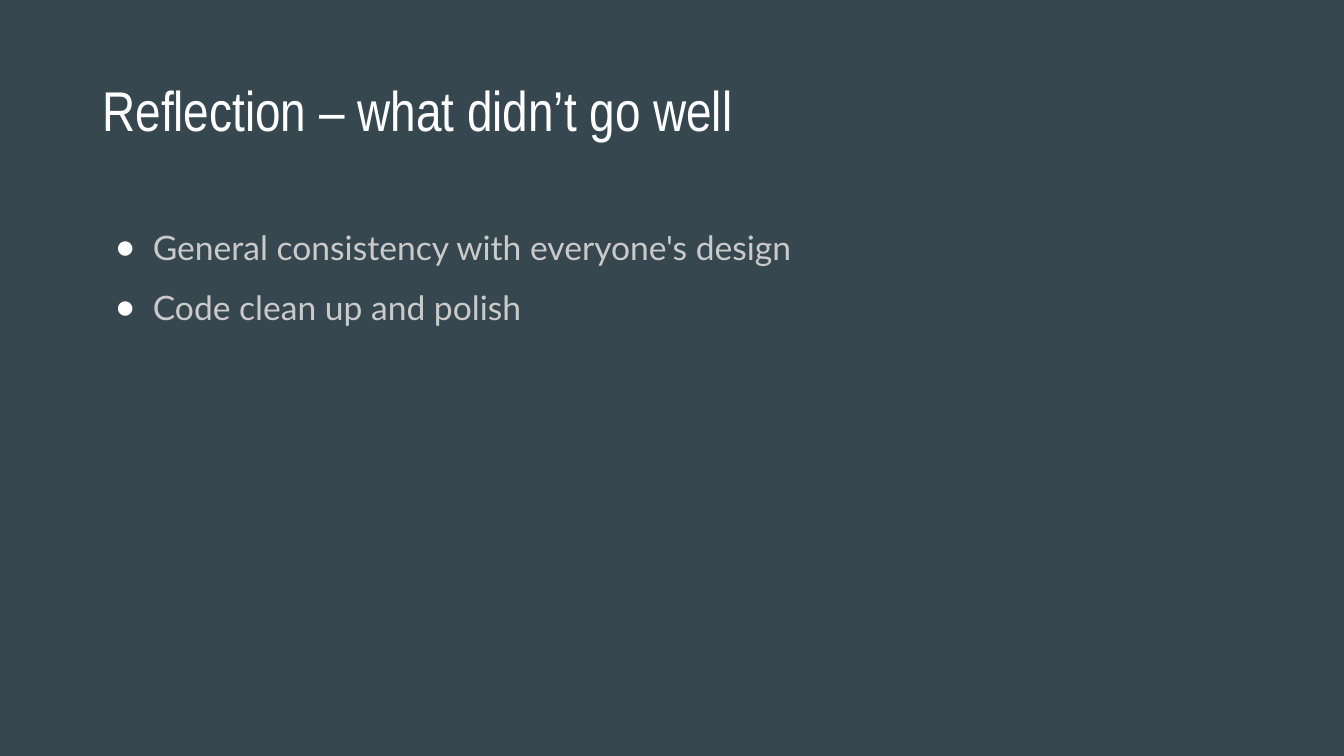
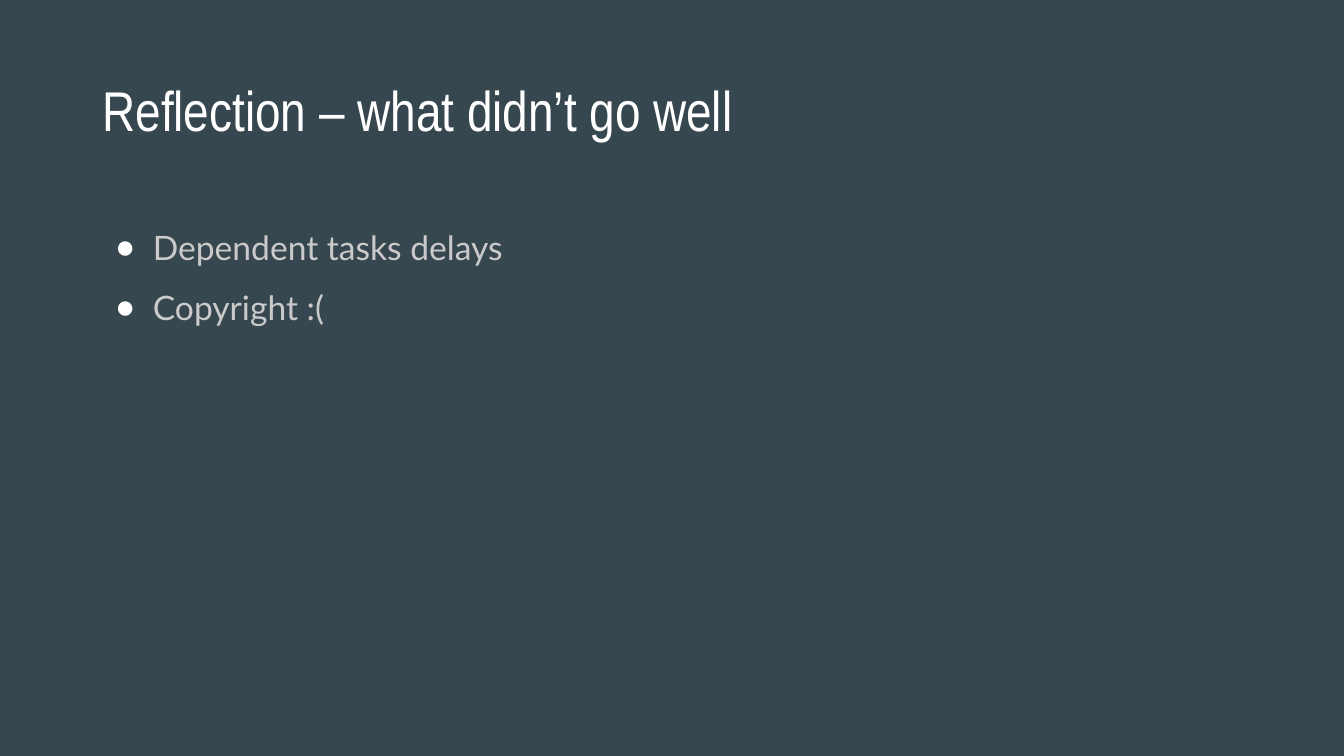
Before and after one commit to rehan-code/Game-Library-Web-App, a slide deck: slide 10 of CIS4250_Retrospective.pptx. Drawn at 1344x756 pixels with LibreOffice and Linux fonts; fonts in the diff are those of the drawing. Boxes give left, top, right and bottom in pixels: in the first picture for what was removed or moved away, otherwise in the second. Text is boxed around its words. In the diff, an @@ line names an element or a change of style, - is before the commit and + after.

```diff
--- a/CIS4250_Retrospective.pptx
+++ b/CIS4250_Retrospective.pptx
@@ text at [153, 235, 502, 326]: text changed @@
-● General consistency with everyone's design
-● Code clean up and polish
+● Dependent tasks delays
+● Copyright :(
```
Also in this commit, not shown: 10 other slides changed, 1 slide added, 1 slide removed.
